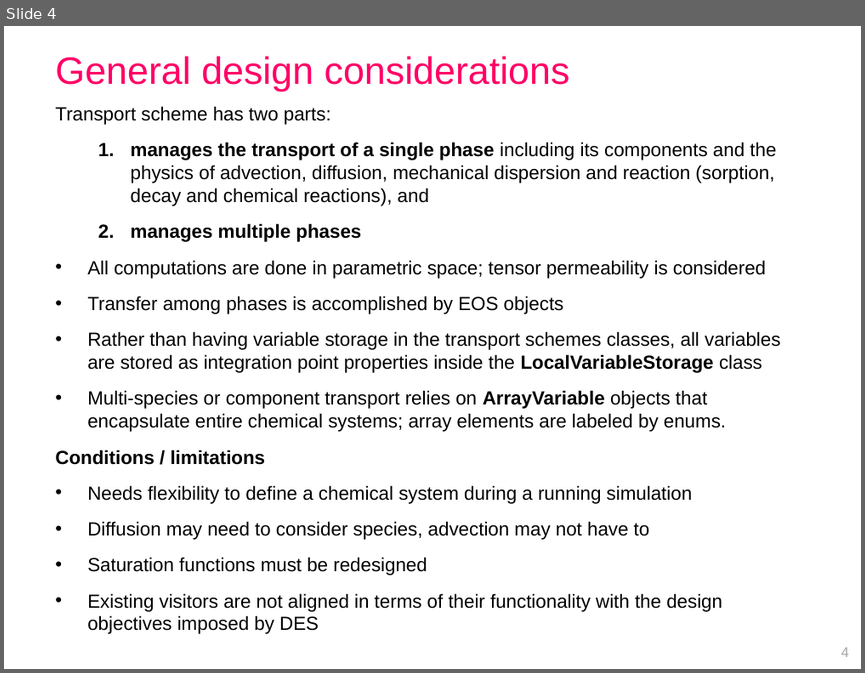
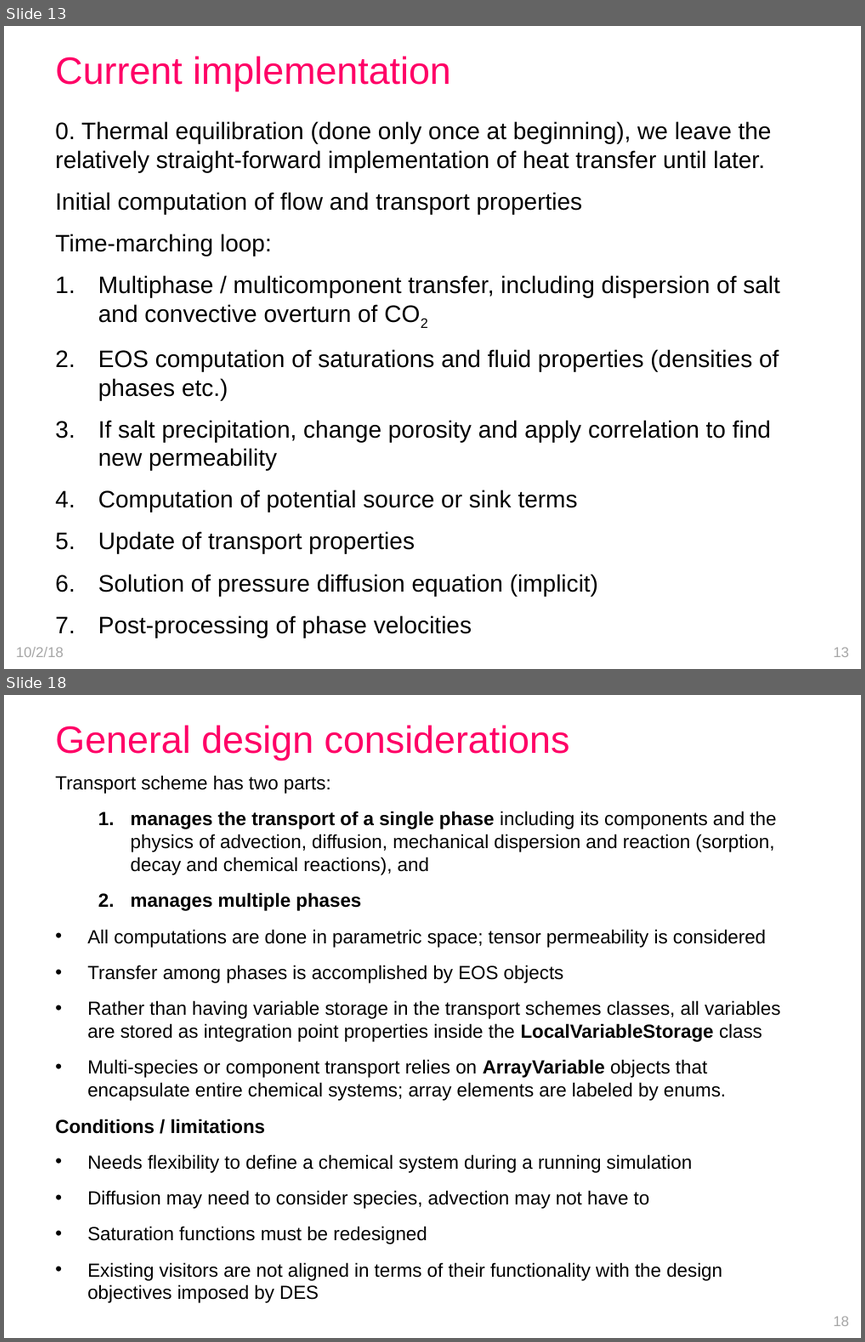
Before and after one commit to openCSMP/openCSMP, a slide deck: doc/SKM2018_Melbourne_transport_scheme.pptx. Shown one above the other, each under a label of ours: slide 4 before the commit, slides 13 and 18 after it; the slides between them are not shown. The pictures are 865x673 and 865x1342 pixels, drawn with LibreOffice and Linux fonts; fonts in the diff are those of the drawing. Boxes give left, top, right and bottom in pixels: in the first picture for what was removed or moved away, otherwise in the second. Text is boxed around its words. In the diff, an @@ line names an element or a change of style, - is before the commit and + after.

```diff
--- a/doc/SKM2018_Melbourne_transport_scheme.pptx
+++ b/doc/SKM2018_Melbourne_transport_scheme.pptx
@@ slide 13 added at (4, 26, 861, 669), background #FFFFFF @@
@@ title added at (55, 56, 451, 91), 32 pt, text #FF0066 @@
+Current implementation
@@ text added at (55, 121, 780, 596), 20 pt, text #000000 @@
+0. Thermal equilibration (done only once at beginning), we leave the relatively straight-forward implementation of heat transfer until later.
+Initial computation of flow and transport properties
+Time-marching loop:
+1. Multiphase / multicomponent transfer, including dispersion of salt and convective overturn of CO2
+2. EOS computation of saturations and fluid properties (densities of phases etc.)
+3. If salt precipitation, change porosity and apply correlation to find new permeability
+4. Computation of potential source or sink terms
+5. Update of transport properties
+6. Solution of pressure diffusion equation (implicit)
+7. Post-processing of phase velocities
@@ text added at (16, 646, 64, 657), 12 pt, text #A6A6A6 @@
+10/2/18
@@ page number added at (833, 646, 849, 657), 12 pt, text #A6A6A6 @@
+13
@@ what was slide 4 is now slide 18 @@
@@ page number at (833, 1315, 849, 1326): text changed @@
-4
+18
```
Also in this commit, not shown: 71 slides changed, 11 other slides added, 17 other files.
